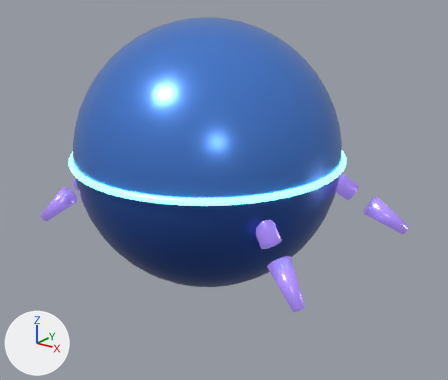
The Blender file bakugan-buddy/blender/out/ripple_rigged.blend, before and after one commit.
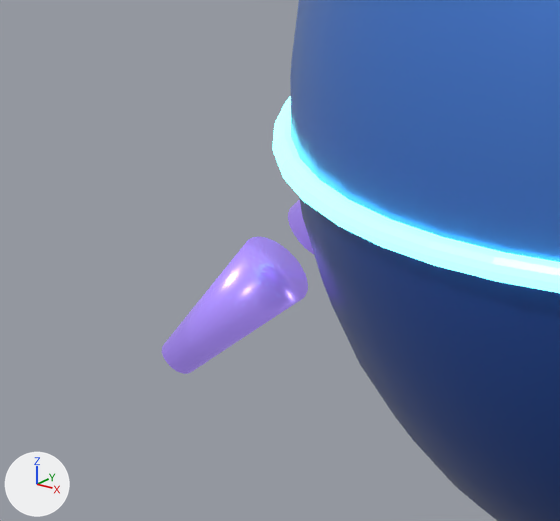
The first picture shows the older version from a camera (50 mm lens) standing at (1.407, -1.776, 0.684) and looking at (0.076, -0.002, -0.129). The close-ups show the older and then the newer version on the part from 0% to 31% of the width and 34% to 68% of the height of that picture. Only the edits that show in the close-ups are written down. The lights are fixed; the arrows at lower left show +X, +Y and +Z.

The scene before the commit, as lines of its bpy script (objects in view):
```python
me_sphere = bpy.data.meshes.new('Sphere')
me_sphere.from_pydata(...)  # 577 vertices, 576 faces; spans x -0.5..0.5, y -0.5..0.5, z 0.0..0.5
me_sphere.polygons.foreach_set('use_smooth', [True] * 576)
me_sphere.materials.append(mat_shell)  # blue #5089e5
me_sphere_001 = bpy.data.meshes.new('Sphere.001')
me_sphere_001.from_pydata(...)  # 577 vertices, 576 faces; spans x -0.5..0.5, y -0.5..0.5, z -0.5..0.0
me_sphere_001.polygons.foreach_set('use_smooth', [True] * 576)
me_sphere_001.materials.append(mat_shelldeep)  # blue #3059ad
me_torus = bpy.data.meshes.new('Torus')
me_torus.from_pydata(...)  # a torus around z (ring radius 0.505, tube radius 0.012) spanning x -0.517..0.517, y -0.517..0.517, z -0.012..0.012
me_torus.materials.append(mat_accent)  # cyan #7cfff6, glowing cyan #7cfff6
ob_seamring = bpy.data.objects.new('SeamRing', me_torus)
ob_seamring.location = (0.0, 0.0, 0.0)
ob_shelllower = bpy.data.objects.new('ShellLower', me_sphere_001)
ob_shelllower.location = (0.0, 0.0, 0.0)
ob_shellupper = bpy.data.objects.new('ShellUpper', me_sphere)
ob_shellupper.location = (0.0, 0.0, 0.0)
# also in view: 'CLAW_BR_Arm' at (-0.38, -0.22, -0.08); 'CLAW_BR_Tip' at (-0.543, -0.291, -0.243)
```
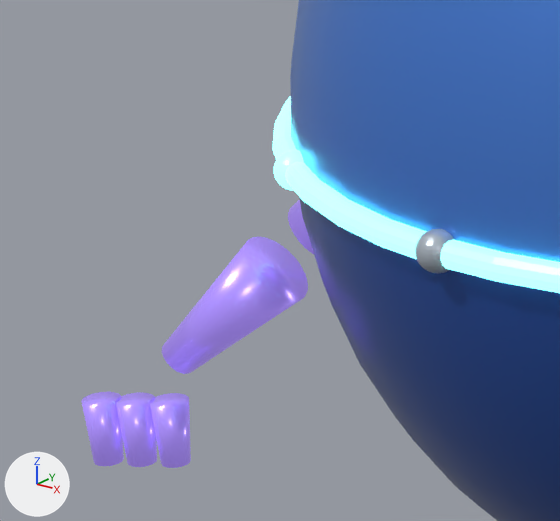
Where the change shows, as pixel boxes [x1, y1, x2, y2] in the close-ups (560 x 521 px):
'CLAW_BR_F0', added (purple): after [150, 393, 191, 468]
'CLAW_BR_F1', added (purple): after [115, 393, 157, 467]
'CLAW_BR_F2', added (purple): after [82, 392, 124, 466]
'Rivet9', added (pale blue): after [415, 229, 454, 274]
'Rivet8', added (cyan): after [274, 150, 304, 191]

What changed in the scene script:
```text
Add mat_metal:
    mat_metal = principled_material('Metal')
    mat_metal.base_color = (0.55, 0.62, 0.7)  # pale blue #c4ceda
    mat_metal.metallic = 0.55
    mat_metal.roughness = 0.28
Add me_cone_015:
    me_cone_015.from_pydata(...)  # a 32-sided cut cone along z (radius 0.015 at the low end, 0.02 at the high end) spanning x -0.02..0.02, y -0.02..0.02, z -0.035..0.035
    me_cone_015.polygons.foreach_set('use_smooth', [True] * 34)
    me_cone_015.materials.append(mat_claw)  # purple #ad90ff, glowing purple #ad90ff
Add me_sphere_013:
    me_sphere_013.from_pydata(...)  # a UV sphere (32 segments, 16 rings, poles along z) spanning x -0.018..0.018, y -0.018..0.018, z -0.018..0.018
    me_sphere_013.materials.append(mat_metal)  # pale blue #c4ceda
Add me_sphere_012:
    me_sphere_012.from_pydata(...)  # a UV sphere (32 segments, 16 rings, poles along z) spanning x -0.018..0.018, y -0.018..0.018, z -0.018..0.018
    me_sphere_012.materials.append(mat_accent)  # cyan #7cfff6, glowing cyan #7cfff6
Add ob_claw_br_f2:
    ob_claw_br_f2 = bpy.data.objects.new('CLAW_BR_F2', me_cone_015)
    ob_claw_br_f2.location = (-0.68, -0.37, -0.39)
Add ob_claw_br_f1:
    ob_claw_br_f1 = bpy.data.objects.new('CLAW_BR_F1', me_cone_015.copy())
    ob_claw_br_f1.location = (-0.65, -0.35, -0.39)
Add ob_claw_br_f0:
    ob_claw_br_f0 = bpy.data.objects.new('CLAW_BR_F0', me_cone_015.copy())
    ob_claw_br_f0.location = (-0.62, -0.33, -0.39)
Add ob_rivet9:
    ob_rivet9 = bpy.data.objects.new('Rivet9', me_sphere_013)
    ob_rivet9.location = (0.0, -0.505, 0.0)
Add ob_rivet8:
    ob_rivet8 = bpy.data.objects.new('Rivet8', me_sphere_012)
    ob_rivet8.location = (-0.2525, -0.4373, 0.0)
```
